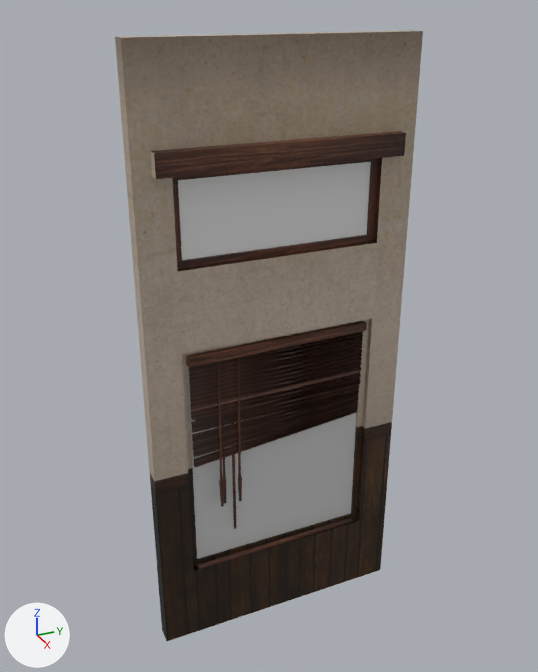
One commit to the FBX model Assets/PRISON161/Moduler_Pieces/Wardenroom_wall1.fbx: the scene before it, then after it.
The view is the same before and after, from a 50 mm lens placed at (8.03, -3.54, 8.43), pointed at (-0.14, 0.14, 4.34). Every picture has the same lights, and +X, +Y and +Z are marked at lower left. Where no turn or scale is listed for an object, it has been applied to the vertices.

Objects in the first picture: 'BlindCurtain_1', 'BlindCurtain_2', 'Wall_Medium.011', 'Wall_Medium.012', 'Wall_Medium.016'.
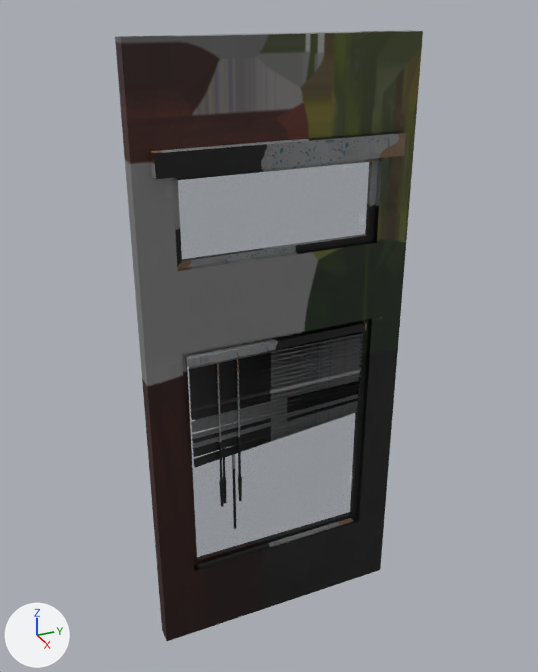
Patch to the scene script:
```diff
--- a/Assets/PRISON161/Moduler_Pieces/Wardenroom_wall1.fbx.py
+++ b/Assets/PRISON161/Moduler_Pieces/Wardenroom_wall1.fbx.py
@@ img_wardenroom_wardenroom_basecolor_png @@
+img_wardenroom_wardenroom_basecolor_png = load_image('WardenRoom_WardenRoom_BaseColor.png', '../Textures/WardenRoom/WardenRoom_WardenRoom_BaseColor.png', 2048, 2048, 'sRGB')
@@ mat_wardenroom @@
 mat_wardenroom = principled_material('WardenRoom')
-mat_wardenroom.texture = img_is4_txt_p1_01_png
+mat_wardenroom.texture = img_wardenroom_wardenroom_basecolor_png
```

Changed parts and their boxes (x1, y1, x2, y2) in the pictures (538 x 672 px):
'Wall_Medium.011', surface changed (brown to grey): (115, 30, 423, 620) in both
'BlindCurtain_2', surface changed (brown to black): (186, 321, 365, 569) in both
'BlindCurtain_1', surface changed (brown to black): (192, 321, 367, 529) in both
